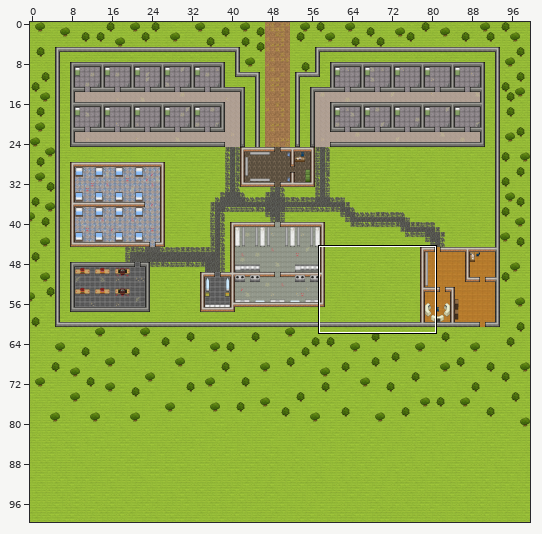
Level history. Tiled map (JSON): Map/Map(good).json. Above: a wide view before the commit, with the close-up outlined.
Close-up. First the earlier version:
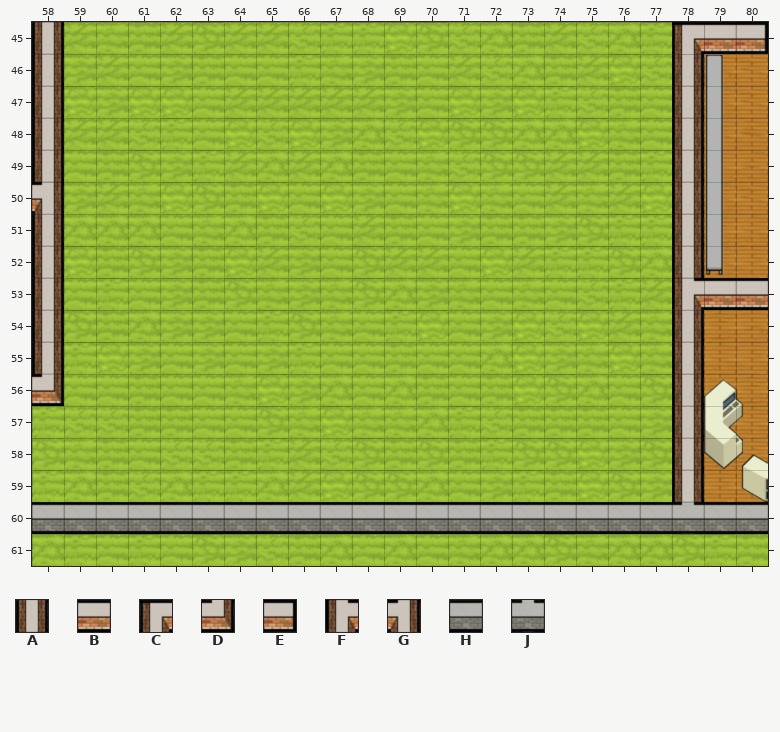
Cells are 32x32 px. Shown: x 58..80, y 45..61. The commit also changed other parts of the map, which this record leaves out.
Key: from "Tileset": A 264, B 265, C 266, D 299, E 329, F 332, G 333, H 393, J 428.
_ is an empty cell.
Layers that did not change in this view are not listed.
Layer "Walls" before, first column x 58:
45 A___________________CBE
46 A___________________A__
47 A___________________A__
48 A___________________A__
49 A___________________A__
50 G___________________A__
51 A___________________A__
52 A___________________A__
53 A___________________FBB
54 A___________________A__
55 A___________________A__
56 D___________________A__
57 ____________________A__
58 ____________________A__
59 ____________________A__
60 HHHHHHHHHHHHHHHHHHHHJHH
61 _______________________
New version:
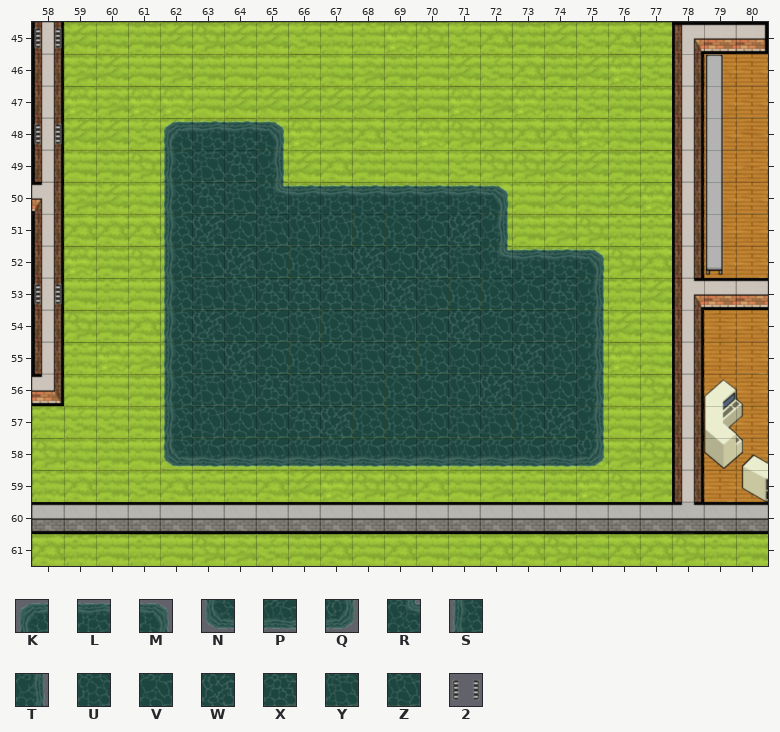
Further tiles: from "Tileset": K 768, L 769, M 770, N 771, P 772, Q 773, R 803, S 804, T 805, U 832, V 833, W 834, X 835, Y 836, Z 837, 2 1227.
Edits made:
{"where": "layer \"Walls\""}
{"y":48,"x":62,"old":"____","new":"KLLM"}
{"y":49,"x":62,"old":"____","new":"SYXT"}
{"y":50,"x":62,"old":"___________","new":"SXYRLLLLLLM"}
{"y":51,"x":62,"old":"___________","new":"SWVYZZUUVWT"}
{"y":52,"x":62,"old":"______________","new":"SYWVUYWVWYRLLM"}
{"y":53,"x":62,"old":"______________","new":"SYZXXXZWYUUVXT"}
{"y":54,"x":62,"old":"______________","new":"SWVVZUYZVWVXZT"}
{"y":55,"x":62,"old":"______________","new":"SYWVUVYXUVVWZT"}
{"y":56,"x":62,"old":"______________","new":"SYZXYYYUVZWYVT"}
{"y":57,"x":62,"old":"______________","new":"SZVVXWUUVYYUWT"}
{"y":58,"x":62,"old":"______________","new":"NPPPPPPPPPPPPQ"}
{"where": "layer \"Objects\""}
{"y":45,"x":58,"old":"_","new":"2"}
{"y":48,"x":58,"old":"_","new":"2"}
{"y":53,"x":58,"old":"_","new":"2"}
{"label":"added","picture_box":[34,27,62,49]}
{"label":"added","picture_box":[34,123,62,145]}
{"label":"added","picture_box":[160,120,608,470]}
{"label":"added","picture_box":[34,283,62,305]}
